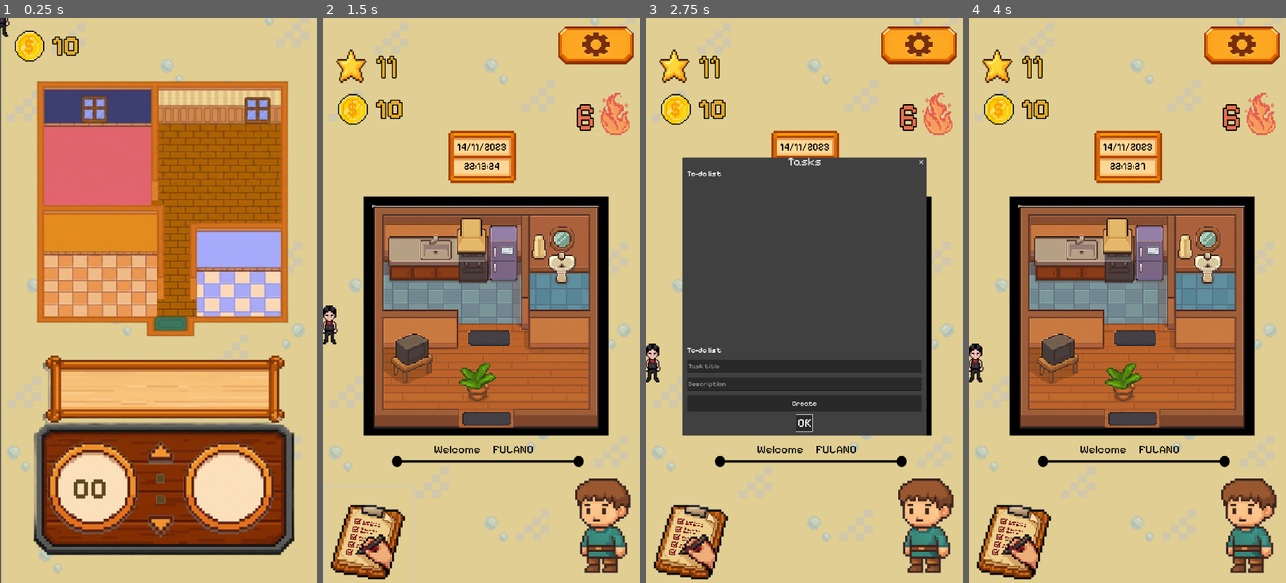
Above: before the commit, frames 1-4 (left to right).
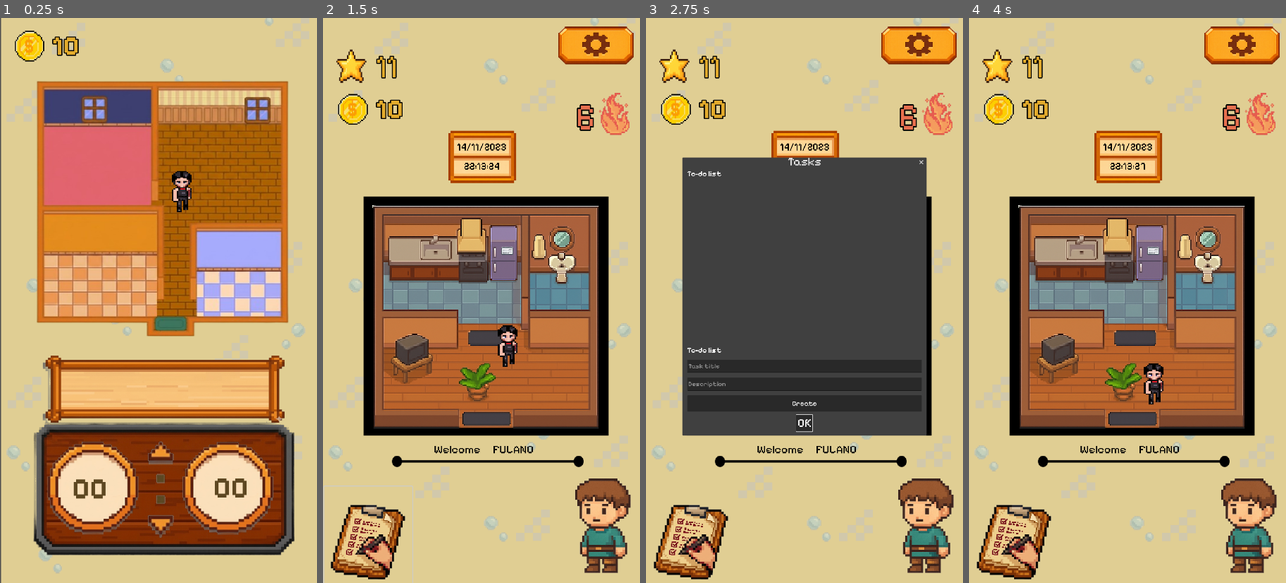
Above: after the commit, the same moments.

Repository: Guga-tab/a-lista-nao-acaba
Game: Godot game, scene res://scenes/screens/mission.tscn
The game is run twice, just before and just after one commit, with the same random seed, the same clock (stepped at 60 frames per second) and the same inputs. This scene is started directly instead of the project's main scene. Sound files missing from this copy of the repository are replaced by a short silence.
Inputs (mouse positions are in pixels of both pictures, inside the frame that each line leads up to):
- Up to frame 1 (0.25 s): no input
- Up to frame 2 (1.5 s): tap Enter at 0.5 s; hold Right (ui_right) 0.53-1.28 s; hold Down (ui_down) from 1.28 s (still down)
- Up to frame 3 (2.75 s): release Down (ui_down) at 2 s; click (826, 249) at 2 s
- Up to frame 4 (4 s): click (1127, 368) at 2.77 s; type "Alex" at 2.85 s; click (1127, 385) at 3 s; type "12" at 3.08 s; click "OK" at 3.5 s

The runs differ from the first frame. In frame 1, 1.4% of the frame differs, in the area x 0-87%, y 0-92%; in frame 2, 0.6%; in frame 3, 0.2%; in frame 4, 0.6%.

Commit message:
feat: adicionada animação do personagem e colisão

Diff:
--- a/scenes/elements/player.tscn
+++ b/scenes/elements/player.tscn
@@ -1,41 +1,40 @@
 [gd_scene format=3 uid="uid://myikxsive6gc"]
 
 [ext_resource type="Script" uid="uid://bhfm6td6so0mi" path="res://scripts/home/player.gd" id="1_g2els"]
-[ext_resource type="Texture2D" uid="uid://bdgus6qsjnnn4" path="res://assets/characters/default_skin/south.png" id="2_g2els"]
+[ext_resource type="Texture2D" uid="uid://shrqxmewh3xa" path="res://assets/characters/default_skin/animations/east/frame_000.png" id="2_1o0ho"]
+[ext_resource type="Texture2D" uid="uid://d23nnpivoq2hq" path="res://assets/characters/default_skin/animations/north/frame_000.png" id="2_lv03b"]
+[ext_resource type="Texture2D" uid="uid://cfxl1bymqoeml" path="res://assets/characters/default_skin/animations/east/frame_001.png" id="3_nwmx8"]
+[ext_resource type="Texture2D" uid="uid://c5yl70fa1qa8l" path="res://assets/characters/default_skin/animations/north/frame_001.png" id="3_xici6"]
+[ext_resource type="Texture2D" uid="uid://nbiroywbkpaq" path="res://assets/characters/default_skin/animations/east/frame_002.png" id="4_54unw"]
+[ext_resource type="Texture2D" uid="uid://cdwffsmh6e0tv" path="res://assets/characters/default_skin/animations/north/frame_002.png" id="4_h73iy"]
+[ext_resource type="Texture2D" uid="uid://bd0ks00ocraxi" path="res://assets/characters/default_skin/animations/east/frame_003.png" id="5_2tffh"]
+[ext_resource type="Texture2D" uid="uid://dge1e1b8i2edl" path="res://assets/characters/default_skin/animations/north/frame_003.png" id="5_cot6b"]
+[ext_resource type="Texture2D" uid="uid://bs1628drb4vqu" path="res://assets/characters/default_skin/animations/east/frame_004.png" id="6_c5b6m"]
+[ext_resource type="Texture2D" uid="uid://bw2gry68f4dp4" path="res://assets/characters/default_skin/animations/north/frame_004.png" id="6_xma31"]
+[ext_resource type="Texture2D" uid="uid://c0ckioxxwir3c" path="res://assets/characters/default_skin/animations/east/frame_005.png" id="7_6a7wy"]
+[ext_resource type="Texture2D" uid="uid://bmu2qktcyms53" path="res://assets/characters/default_skin/animations/north/frame_005.png" id="7_7pb4j"]
+[ext_resource type="Texture2D" uid="uid://cdj8iica1k48" path="res://assets/characters/default_skin/animations/south/frame_000.png" id="14_h1xj7"]
+[ext_resource type="Texture2D" uid="uid://c7e0lq8fvlecb" path="res://assets/characters/default_skin/animations/south/frame_001.png" id="15_ob1lx"]
+[ext_resource type="Texture2D" uid="uid://bio433ao6kkl5" path="res://assets/characters/default_skin/animations/south/frame_002.png" id="16_igoo4"]
+[ext_resource type="Texture2D" uid="uid://dxdk20nb7m87r" path="res://assets/characters/default_skin/animations/south/frame_003.png" id="17_rhetw"]
+[ext_resource type="Texture2D" uid="uid://cmg7bxxfxst6d" path="res://assets/characters/default_skin/animations/south/frame_004.png" id="18_xwtt8"]
+[ext_resource type="Texture2D" uid="uid://i2tjlwpno6on" path="res://assets/characters/default_skin/animations/south/frame_005.png" id="19_ua4mv"]
+[ext_resource type="Texture2D" uid="uid://citqv5i1tax0j" path="res://assets/characters/default_skin/animations/west/frame_000.png" id="20_3hkhy"]
+[ext_resource type="Texture2D" uid="uid://cj8ss2o5w42ap" path="res://assets/characters/default_skin/animations/west/frame_001.png" id="21_7wlo8"]
+[ext_resource type="Texture2D" uid="uid://df0b4klcpw1gs" path="res://assets/characters/default_skin/animations/west/frame_002.png" id="22_qbb55"]
+[ext_resource type="Texture2D" uid="uid://bgotpy502pvcp" path="res://assets/characters/default_skin/animations/west/frame_003.png" id="23_68efd"]
+[ext_resource type="Texture2D" uid="uid://cmgbpddc45pkw" path="res://assets/characters/default_skin/animations/west/frame_004.png" id="24_biv4u"]
+[ext_resource type="Texture2D" uid="uid://bvn03isu1iybi" path="res://assets/characters/default_skin/animations/west/frame_005.png" id="25_6b7s1"]
 
 [sub_resource type="CapsuleShape2D" id="CapsuleShape2D_y6phu"]
-radius = 28.0
-height = 100.0
+radius = 17.371935
+height = 43.232777
 
 [sub_resource type="Animation" id="Animation_qhqgy"]
 length = 0.001
-tracks/0/type = "value"
-tracks/0/imported = false
-tracks/0/enabled = true
-tracks/0/path = NodePath("Sprite2D:frame")
-tracks/0/interp = 1
-tracks/0/loop_wrap = true
-tracks/0/keys = {
-"times": PackedFloat32Array(0),
-"transitions": PackedFloat32Array(1),
-"update": 1,
-"values": [0]
-}
 
 [sub_resource type="Animation" id="Animation_g2els"]
 resource_name = "south_walk"
-tracks/0/type = "value"
-tracks/0/imported = false
-tracks/0/enabled = true
-tracks/0/path = NodePath("Sprite2D:frame")
-tracks/0/interp = 1
-tracks/0/loop_wrap = true
-tracks/0/keys = {
-"times": PackedFloat32Array(0, 0.1, 0.2),
-"transitions": PackedFloat32Array(1, 1, 1),
-"update": 1,
-"values": [0, 0, 0]
-}
 
 [sub_resource type="AnimationLibrary" id="AnimationLibrary_qhqgy"]
 _data = {
@@ -43,17 +42,144 @@
 &"south_walk": SubResource("Animation_g2els")
 }
 
+[sub_resource type="SpriteFrames" id="SpriteFrames_lv03b"]
+animations = [{
+"frames": [{
+"duration": 1.0,
+"texture": ExtResource("2_1o0ho")
+}],
+"loop": true,
+"name": &"idle_e",
+"speed": 5.0
+}, {
+"frames": [{
+"duration": 1.0,
+"texture": ExtResource("2_lv03b")
+}],
+"loop": true,
+"name": &"idle_n",
+"speed": 5.0
+}, {
+"frames": [{
+"duration": 1.0,
+"texture": ExtResource("14_h1xj7")
+}],
+"loop": true,
+"name": &"idle_s",
+"speed": 5.0
+}, {
+"frames": [{
+"duration": 1.0,
+"texture": ExtResource("23_68efd")
+}],
+"loop": true,
+"name": &"idle_w",
+"speed": 5.0
+}, {
+"frames": [{
+"duration": 1.0,
+"texture": ExtResource("2_1o0ho")
+}, {
+"duration": 1.0,
+"texture": ExtResource("3_nwmx8")
+}, {
+"duration": 1.0,
+"texture": ExtResource("4_54unw")
+}, {
+"duration": 1.0,
+"texture": ExtResource("5_2tffh")
+}, {
+"duration": 1.0,
+"texture": ExtResource("6_c5b6m")
+}, {
+"duration": 1.0,
+"texture": ExtResource("7_6a7wy")
+}],
+"loop": true,
+"name": &"walk_e",
+"speed": 5.0
+}, {
+"frames": [{
+"duration": 1.0,
+"texture": ExtResource("2_lv03b")
+}, {
+"duration": 1.0,
+"texture": ExtResource("3_xici6")
+}, {
+"duration": 1.0,
+"texture": ExtResource("4_h73iy")
+}, {
+"duration": 1.0,
+"texture": ExtResource("5_cot6b")
+}, {
+"duration": 1.0,
+"texture": ExtResource("6_xma31")
+}, {
+"duration": 1.0,
+"texture": ExtResource("7_7pb4j")
+}],
+"loop": true,
+"name": &"walk_n",
+"speed": 5.0
+}, {
+"frames": [{
+"duration": 1.0,
+"texture": ExtResource("14_h1xj7")
+}, {
+"duration": 1.0,
+"texture": ExtResource("15_ob1lx")
+}, {
+"duration": 1.0,
+"texture": ExtResource("16_igoo4")
+}, {
+"duration": 1.0,
+"texture": ExtResource("17_rhetw")
+}, {
+"duration": 1.0,
+"texture": ExtResource("18_xwtt8")
+}, {
+"duration": 1.0,
+"texture": ExtResource("19_ua4mv")
+}],
+"loop": true,
+"name": &"walk_s",
+"speed": 5.0
+}, {
+"frames": [{
+"duration": 1.0,
+"texture": ExtResource("20_3hkhy")
+}, {
+"duration": 1.0,
+"texture": ExtResource("21_7wlo8")
+}, {
+"duration": 1.0,
+"texture": ExtResource("22_qbb55")
+}, {
+"duration": 1.0,
+"texture": ExtResource("23_68efd")
+}, {
+"duration": 1.0,
+"texture": ExtResource("24_biv4u")
+}, {
+"duration": 1.0,
+"texture": ExtResource("25_6b7s1")
+}],
+"loop": true,
+"name": &"walk_w",
+"speed": 5.0
+}]
+
 [node name="Player" type="CharacterBody2D" unique_id=797933854]
 script = ExtResource("1_g2els")
 
 [node name="CollisionShape2D" type="CollisionShape2D" parent="." unique_id=141834874]
+scale = Vector2(1.6117952, 1.4803584)
 shape = SubResource("CapsuleShape2D_y6phu")
-
-[node name="Sprite2D" type="Sprite2D" parent="." unique_id=2097552489]
-scale = Vector2(4, 4)
-texture = ExtResource("2_g2els")
 
 [node name="AnimationPlayer" type="AnimationPlayer" parent="." unique_id=1743970399]
 libraries/ = SubResource("AnimationLibrary_qhqgy")
 
 [node name="AnimatedSprite2D" type="AnimatedSprite2D" parent="." unique_id=9021952]
+scale = Vector2(5.5955195, 4.251052)
+sprite_frames = SubResource("SpriteFrames_lv03b")
+animation = &"idle_w"
--- a/scenes/screens/home.tscn
+++ b/scenes/screens/home.tscn
@@ -235,11 +235,19 @@
 offset_bottom = 424.0
 
 [node name="Player" parent="." unique_id=797933854 instance=ExtResource("16_bhaln")]
-position = Vector2(-49, 995)
+position = Vector2(559, 1067)
 
 [node name="click_sound" type="AudioStreamPlayer" parent="." unique_id=950624638]
 stream = ExtResource("17_vahvf")
 bus = &"sfx"
 
+[node name="StaticBody2D" type="StaticBody2D" parent="." unique_id=662879698]
+
+[node name="CollisionPolygon2D" type="CollisionPolygon2D" parent="StaticBody2D" unique_id=1999894286]
+polygon = PackedVector2Array(18, 620, 1092, 616, 1092, -6, 18, 6)
+
+[node name="CollisionPolygon2D2" type="CollisionPolygon2D" parent="StaticBody2D" unique_id=1527363079]
+polygon = PackedVector2Array(-7, 625, 141, 615, 131, 1399, 970, 1419, 970, 620, 1091, 620, 1071, 1914, 0, 1924)
+
 [connection signal="pressed" from="Bg/Room/CalendarButton" to="." method="_on_calendar_button_pressed"]
 [connection signal="pressed" from="ConfigButton" to="." method="_on_config_button_pressed"]
--- a/scenes/screens/mission.tscn
+++ b/scenes/screens/mission.tscn
@@ -156,29 +156,6 @@
 text = "10"
 label_settings = SubResource("LabelSettings_yj4cy")
 
-[node name="ClockCircle2" type="TextureRect" parent="Bg/ClockBg" unique_id=1664988830]
-layout_mode = 0
-offset_left = 612.5555
-offset_top = 238.0
-offset_right = 941.55554
-offset_bottom = 563.0
-texture = ExtResource("5_0sm7f")
-
-[node name="SS" type="Label" parent="Bg/ClockBg/ClockCircle2" unique_id=648203652]
-visible = false
-z_index = 1
-layout_mode = 1
-anchors_preset = 4
-anchor_top = 0.5
-anchor_bottom = 0.5
-offset_left = 90.06055
-offset_top = -54.5
-offset_right = 213.06055
-offset_bottom = 90.5
-grow_vertical = 2
-text = "10"
-label_settings = SubResource("LabelSettings_yj4cy")
-
 [node name="UpDnClock" type="TextureRect" parent="Bg/ClockBg" unique_id=895047949]
 layout_mode = 0
 offset_left = 476.61642
@@ -187,7 +164,30 @@
 offset_bottom = 575.0
 texture = ExtResource("8_0sm7f")
 
+[node name="ClockCircle2" type="TextureRect" parent="Bg/ClockBg" unique_id=708312257]
+layout_mode = 0
+offset_left = 609.5
+offset_top = 239.0
+offset_right = 938.5
+offset_bottom = 564.0
+texture = ExtResource("5_0sm7f")
+
+[node name="SS" type="Label" parent="Bg/ClockBg/ClockCircle2" unique_id=872458112]
+z_index = 1
+layout_mode = 1
+anchors_preset = 4
+anchor_top = 0.5
+anchor_bottom = 0.5
+offset_left = 115.0
+offset_top = -58.5
+offset_right = 218.00002
+offset_bottom = 61.5
+grow_vertical = 2
+text = "10"
+label_settings = SubResource("LabelSettings_yj4cy")
+
 [node name="Player" parent="." unique_id=797933854 instance=ExtResource("4_0mvd2")]
+position = Vector2(615, 592)
 
 [node name="Coin" parent="." unique_id=671021650 instance=ExtResource("9_bqlt0")]
 layout_mode = 0
--- a/scripts/home/player.gd
+++ b/scripts/home/player.gd
@@ -2,18 +2,63 @@
 
 @export var speed: float = 250.0
 
+@onready var animated_sprite: AnimatedSprite2D = $AnimatedSprite2D
+
+var last_direction: Vector2 = Vector2.DOWN  # direção padrão (idle sul)
+
 func _physics_process(delta):
 	var direction = Vector2.ZERO
 
-	# Movimento horizontal
+	# input
 	direction.x = Input.get_axis("ui_left", "ui_right")
-
-	# Movimento vertical
 	direction.y = Input.get_axis("ui_up", "ui_down")
 
-	# Normaliza diagonal
+	# normaliza
 	direction = direction.normalized()
 
+	# movimento
 	velocity = direction * speed
+	move_and_slide()
 
-	move_and_slide()
+	# animação
+	update_animation(direction)
+
+
+func update_animation(direction: Vector2):
+	# parado → idle
+	if direction == Vector2.ZERO:
+		play_idle()
+		return
+
+	# guarda última direção
+	last_direction = direction
+
+	# prioridade: eixo dominante
+	if abs(direction.x) > abs(direction.y):
+		# horizontal
+		if direction.x > 0:
+			animated_sprite.play("walk_e")  # leste
+			animated_sprite.flip_h = false
+		else:
+			animated_sprite.play("walk_w")  # oeste
+			animated_sprite.flip_h = false
+	else:
+		# vertical
+		if direction.y > 0:
+			animated_sprite.play("walk_s")  # sul
+		else:
+			animated_sprite.play("walk_n")  # norte
+
+
+func play_idle():
+	# usa última direção pra decidir idle
+	if abs(last_direction.x) > abs(last_direction.y):
+		if last_direction.x > 0:
+			animated_sprite.play("idle_e")
+		else:
+			animated_sprite.play("idle_w")
+	else:
+		if last_direction.y > 0:
+			animated_sprite.play("idle_s")
+		else:
+			animated_sprite.play("idle_n")
